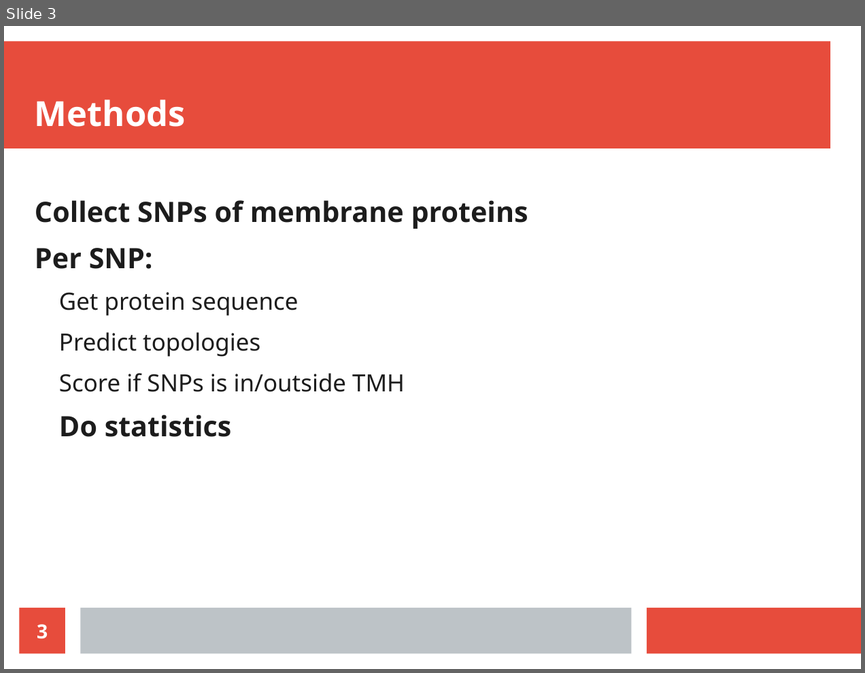
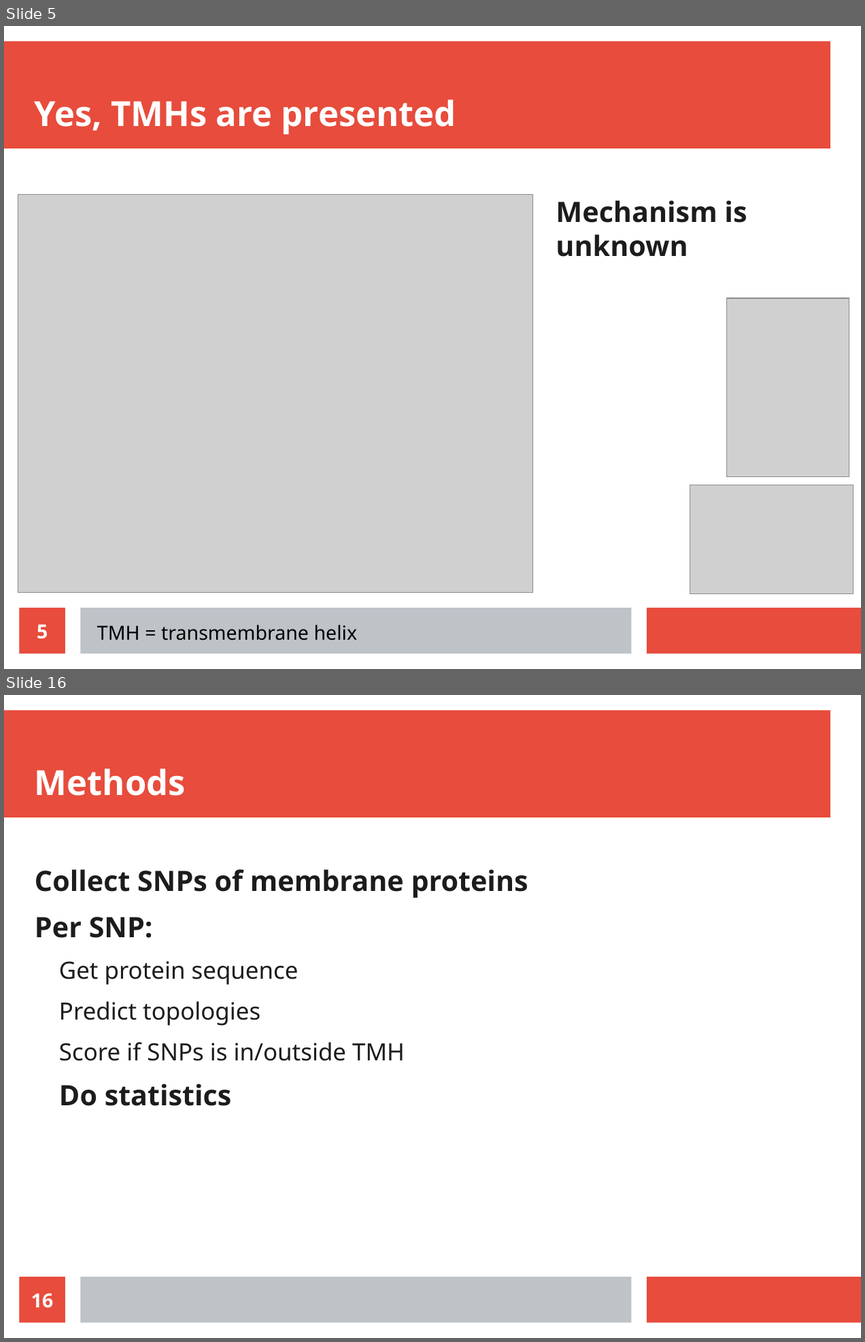
Before and after one commit to richelbilderbeek/molimm_presentation_20210111, a slide deck: molimm_presentation_20210111.odp. Shown one above the other, each under a label of ours: slide 3 before the commit, slides 5 and 16 after it; the slides between them are not shown. The pictures are 865x673 and 865x1342 pixels, drawn with LibreOffice and Linux fonts; fonts in the diff are those of the drawing; grey boxes stand for pictures. Boxes give left, top, right and bottom in pixels: in the first picture for what was removed or moved away, otherwise in the second. Text is boxed around its words. In the diff, an @@ line names an element or a change of style, - is before the commit and + after.

```diff
--- a/molimm_presentation_20210111.odp
+++ b/molimm_presentation_20210111.odp
@@ slide 5 added at (4, 26, 861, 669), background #FFFFFF; not listed: 3 template elements that a slide beside it also shows @@
@@ title added at (35, 99, 456, 134), 32 pt, text #FFFFFF, bold @@
+Yes, TMHs are presented
@@ picture added at (18, 195, 532, 593) @@
@@ text added at (555, 200, 747, 257), 26 pt, text #1C1C1C, bold @@
+Mechanism is unknown
@@ picture added at (727, 298, 849, 477) @@
@@ picture added at (689, 485, 853, 594) @@
@@ page number added at (20, 607, 65, 654), fill #E74C3C, 18 pt, text #FFFFFF, bold @@
+5
@@ text added at (97, 624, 358, 640), 18 pt, text #000000 @@
+TMH = transmembrane helix
@@ what was slide 3 is now slide 16 @@
@@ page number at (31, 1293, 54, 1308): text changed @@
-3
+16
```
Also in this commit, not shown: 3 slides changed, 20 other slides added, 4 slides removed, 12 other files.
